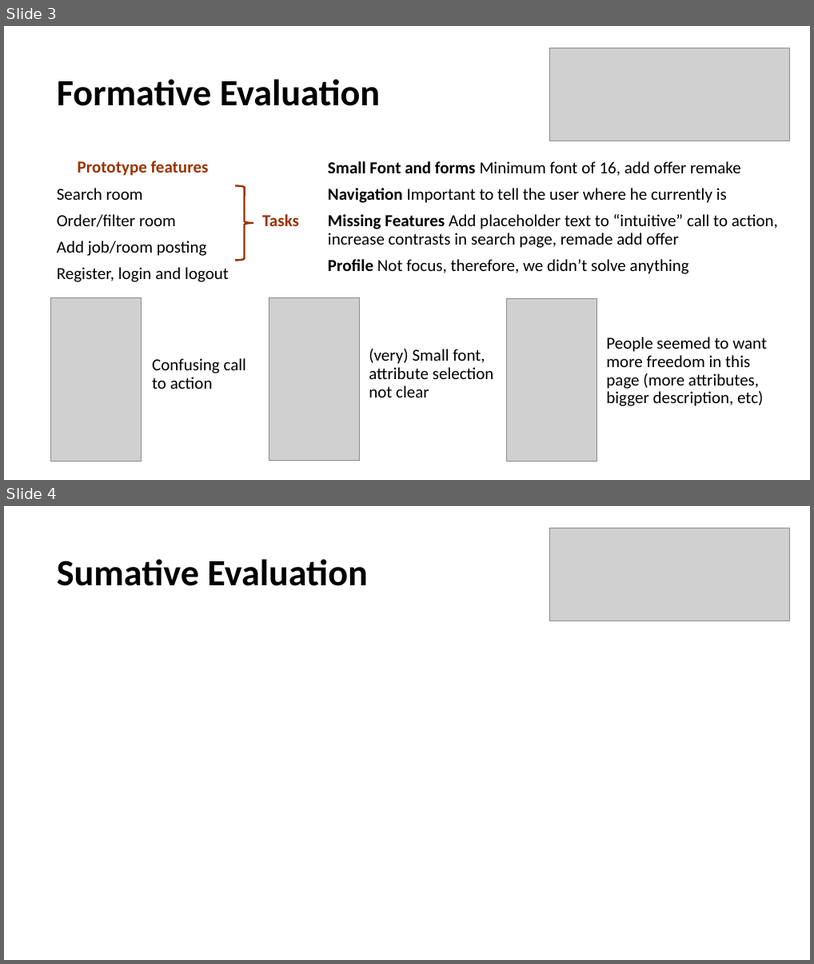
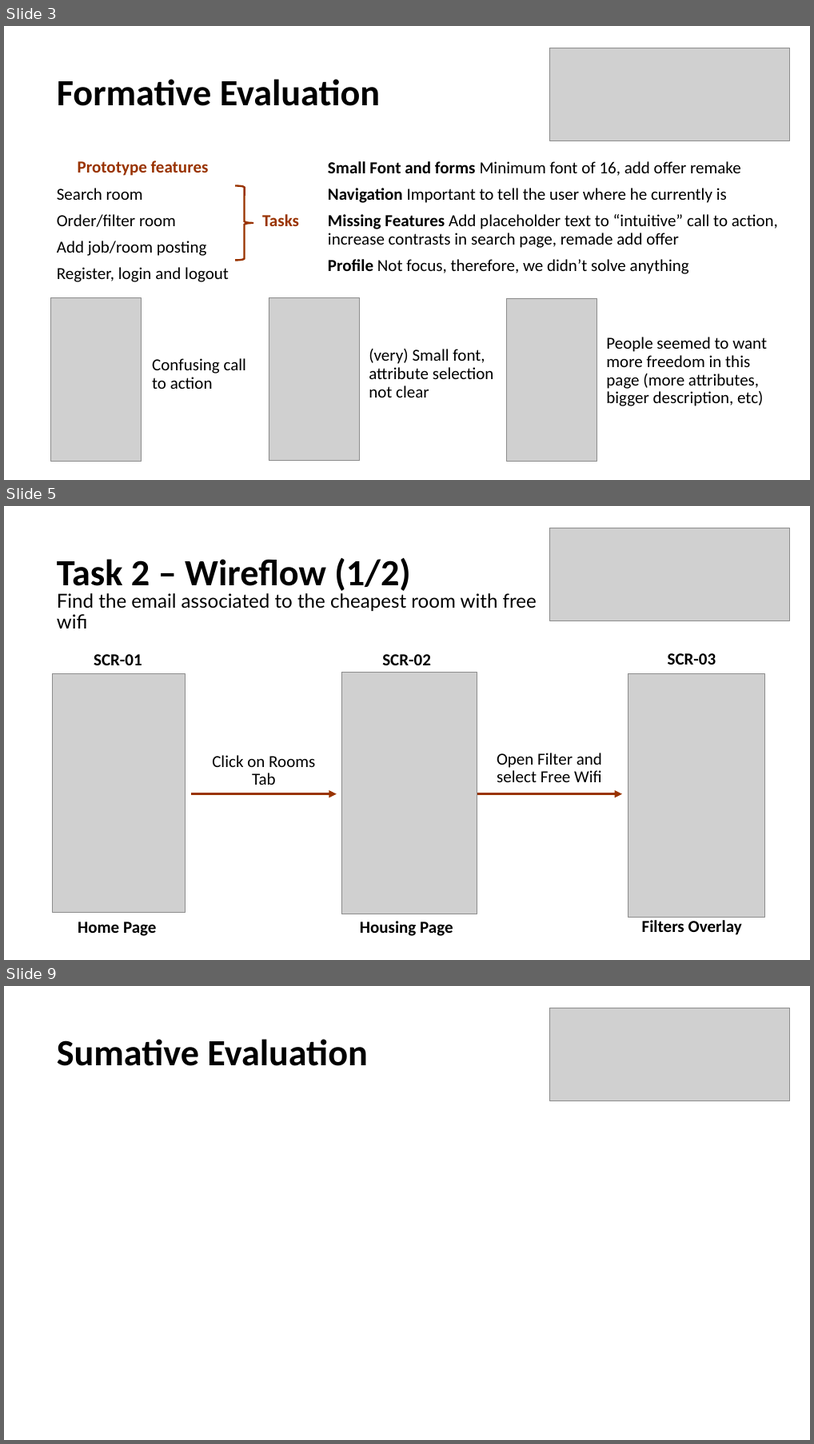
Before and after one commit to guilhermewastaken/HCI, a slide deck: Delivery 3/IPC.pptx. Shown one above the other, each under a label of ours: slides 3 and 4 before the commit, slides 3, 5 and 9 after it; the slides between them are not shown. The pictures are 814x964 and 814x1444 pixels, drawn with LibreOffice and Linux fonts; fonts in the diff are those of the drawing; grey boxes stand for pictures. Boxes give left, top, right and bottom in pixels: in the first picture for what was removed or moved away, otherwise in the second. Text is boxed around its words. In the diff, an @@ line names an element or a change of style, - is before the commit and + after.

Commit message:
Prototype’s Wireflow

```diff
--- a/Delivery 3/IPC.pptx
+++ b/Delivery 3/IPC.pptx
@@ slide 5 added at (x1=4, y1=506, x2=810, y2=960), background #FFFFFF @@
@@ picture added at (x1=550, y1=528, x2=790, y2=620) @@
@@ text added at (x1=57, y1=558, x2=410, y2=595), 44 pt, text #000000, bold @@
+Task 2 – Wireflow (1/2)
@@ text added at (x1=57, y1=593, x2=537, y2=628), 23 pt, text #000000 @@
+Find the email associated to the cheapest room with free wifi
@@ picture added at (x1=53, y1=673, x2=186, y2=912) @@
@@ text added at (x1=94, y1=654, x2=142, y2=665), 20 pt, text #000000, bold @@
+SCR-01
@@ picture added at (x1=342, y1=672, x2=477, y2=914) @@
@@ text added at (x1=382, y1=654, x2=431, y2=665), 20 pt, text #000000, bold @@
+SCR-02
@@ text added at (x1=668, y1=653, x2=717, y2=664), 20 pt, text #000000, bold @@
+SCR-03
@@ picture added at (x1=629, y1=674, x2=765, y2=916) @@
@@ text added at (x1=212, y1=755, x2=315, y2=784), 20 pt, text #000000 @@
+Click on Rooms Tab
@@ text added at (x1=497, y1=752, x2=602, y2=782), 20 pt, text #000000 @@
+Open Filter and select Free Wifi
@@ arrow added from (191, 794) to (337, 794), #993300 3 pt @@
@@ arrow added from (477, 794) to (622, 794), #993300 3 pt @@
@@ text added at (x1=78, y1=921, x2=156, y2=936), 20 pt, text #000000, bold @@
+Home Page
@@ text added at (x1=360, y1=920, x2=454, y2=936), 20 pt, text #000000, bold @@
+Housing Page
@@ text added at (x1=642, y1=920, x2=742, y2=935), 20 pt, text #000000, bold @@
+Filters Overlay
@@ what was slide 4 is now slide 9 @@
```
Also in this commit, not shown: 4 other slides added.
